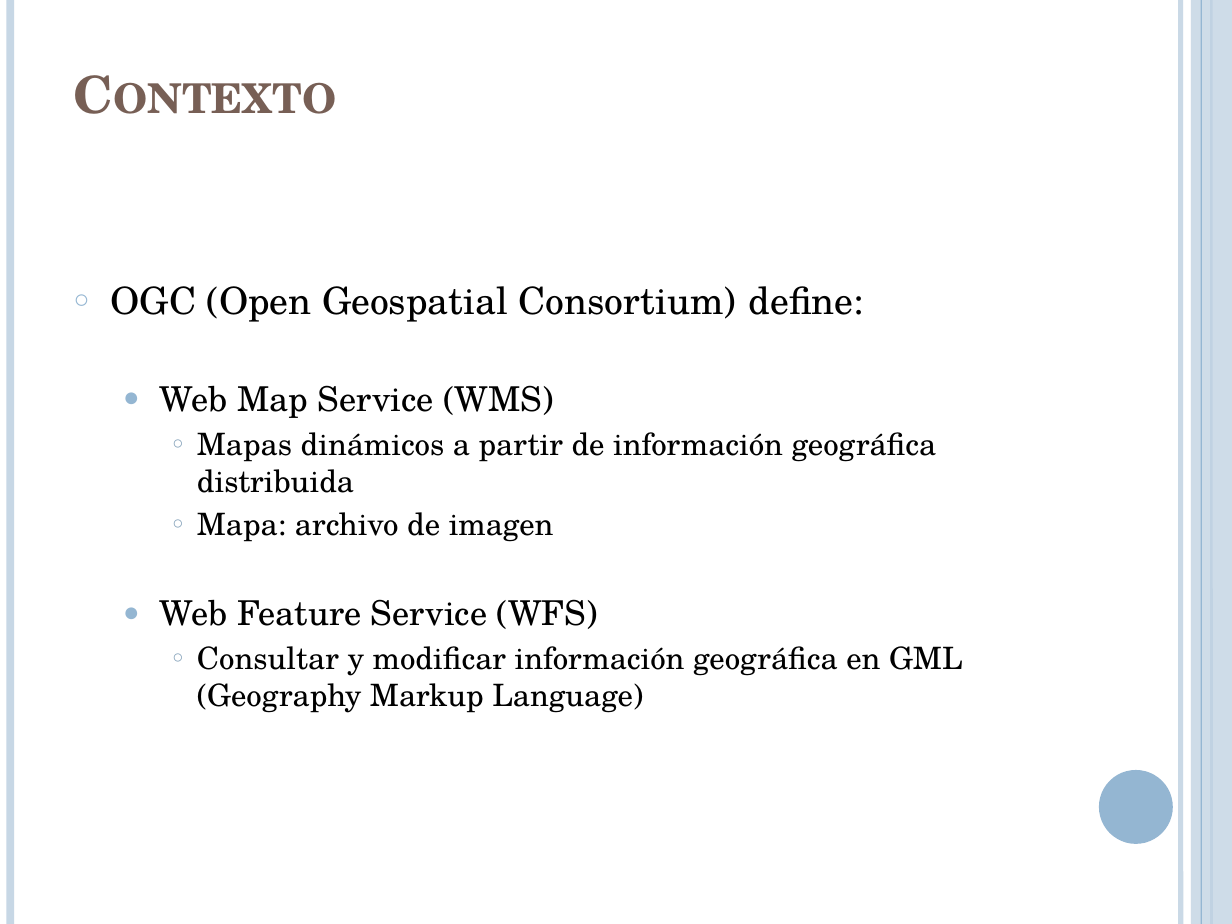
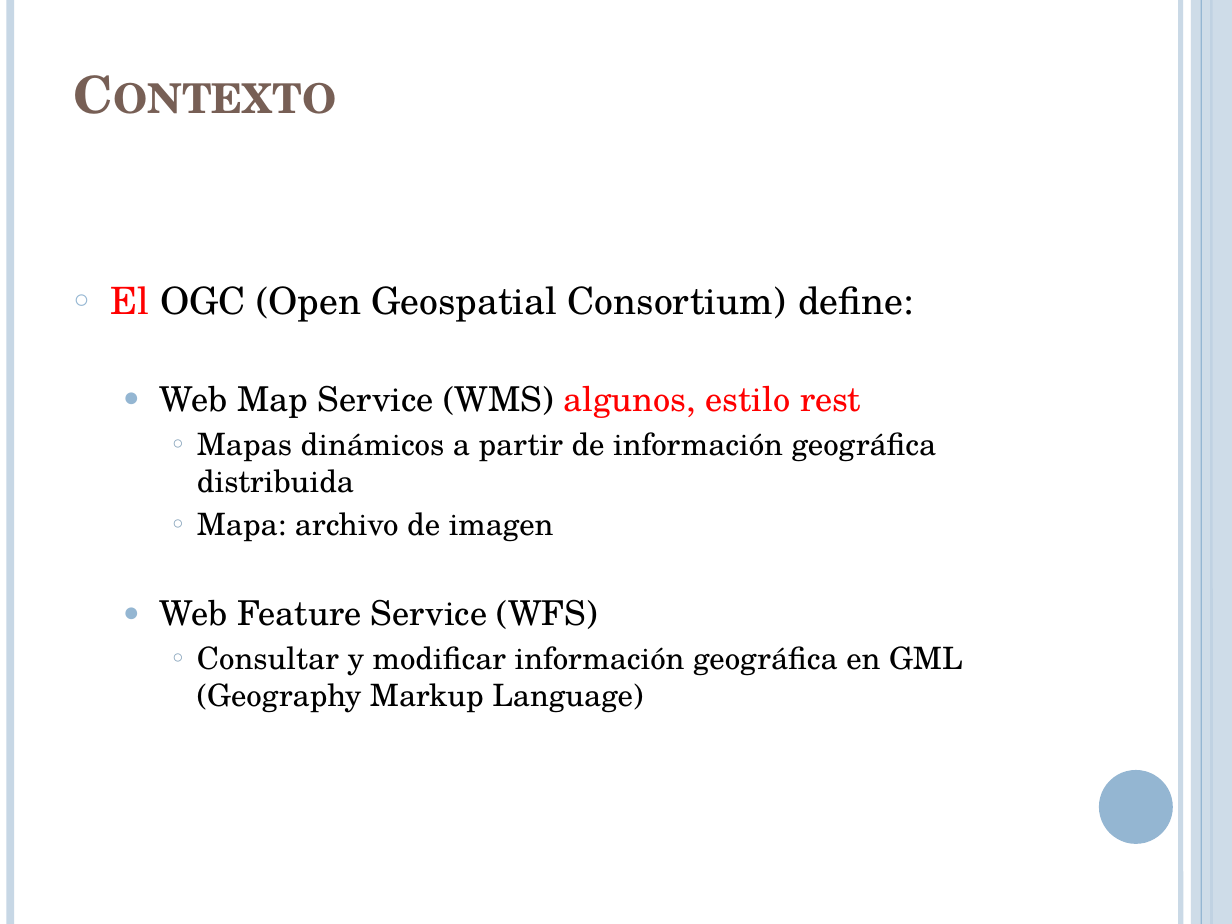
Before and after one commit to lcpaso1/integracion-gis-pge, a slide deck: slide 6 of Presentacion.pptx. Drawn at 1232x924 pixels with LibreOffice and Linux fonts; fonts in the diff are those of the drawing. Boxes give left, top, right and bottom in pixels: in the first picture for what was removed or moved away, otherwise in the second. Text is boxed around its words. In the diff, an @@ line names an element or a change of style, - is before the commit and + after.

```diff
--- a/Presentacion.pptx
+++ b/Presentacion.pptx
@@ text at box(111, 286, 914, 418): text changed @@
-○ OGC (Open Geospatial Consortium) define:
-  ● Web Map Service (WMS)
+○ El OGC (Open Geospatial Consortium) define:
+  ● Web Map Service (WMS) algunos, estilo rest
```
Also in this commit, not shown: 2 other slides changed, 1 slide added, 2 other files.
